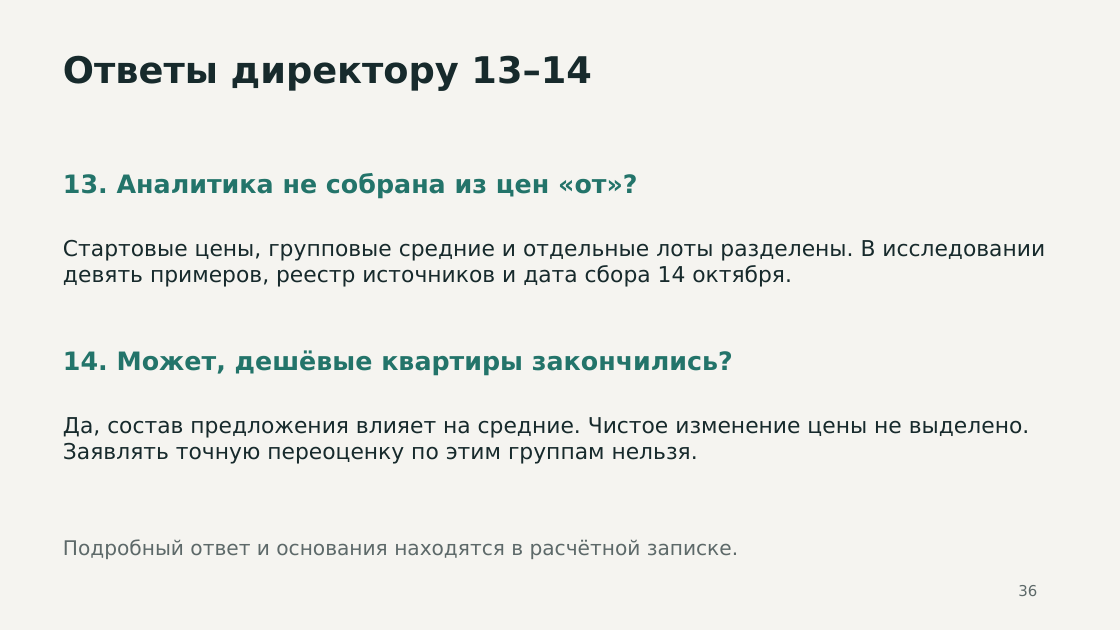
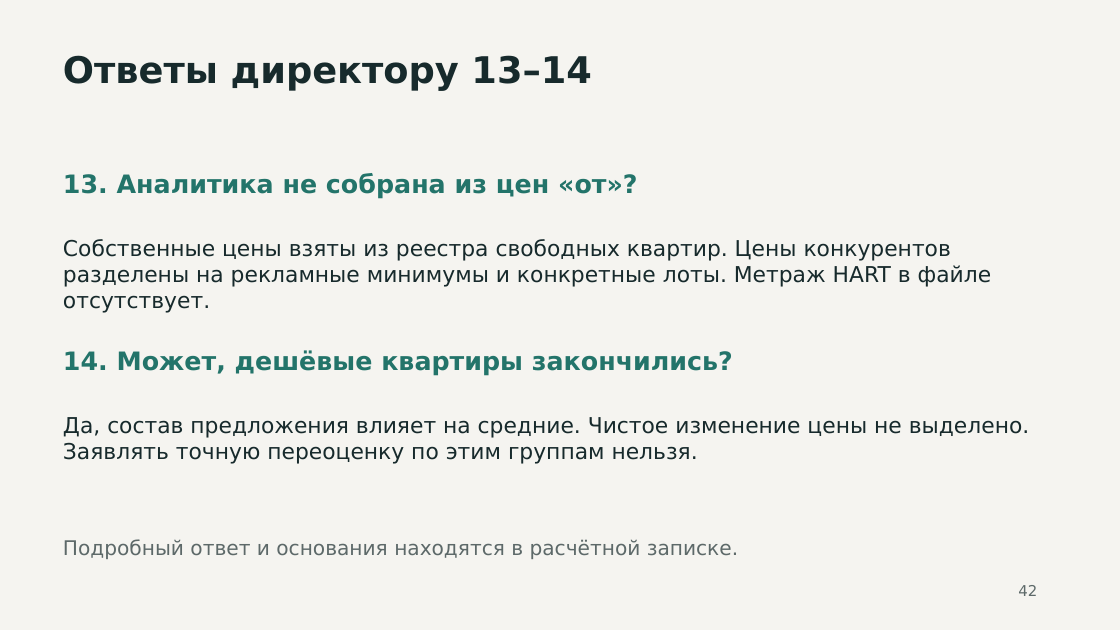
Before and after one commit to akaemov/hartdevelopment-meeting-realty, a slide deck: slide 42 of presentation/hartdevelopment-meeting-realty.pptx (slide 36 before the commit). Drawn at 1120x630 pixels with LibreOffice and Linux fonts; fonts in the diff are those of the drawing. Boxes give left, top, right and bottom in pixels: in the first picture for what was removed or moved away, otherwise in the second. Text is boxed around its words. In the diff, an @@ line names an element or a change of style, - is before the commit and + after.

Commit message:
Add HART apartment registry price comparison and retain Vysota separately

```diff
--- a/presentation/hartdevelopment-meeting-realty.pptx
+++ b/presentation/hartdevelopment-meeting-realty.pptx
@@ text at <box>63,239,992,313</box>: text changed @@
-Стартовые цены, групповые средние и отдельные лоты разделены. В исследовании девять примеров, реестр источников и дата сбора 14 октября.
+Собственные цены взяты из реестра свободных квартир. Цены конкурентов разделены на рекламные минимумы и конкретные лоты. Метраж HART в файле отсутствует.
@@ text at <box>1018,585,1037,596</box>: text changed @@
-36
+42
```
Also in this commit, not shown: 17 other slides changed, 7 slides added, 1 slide removed, 11 other files.
